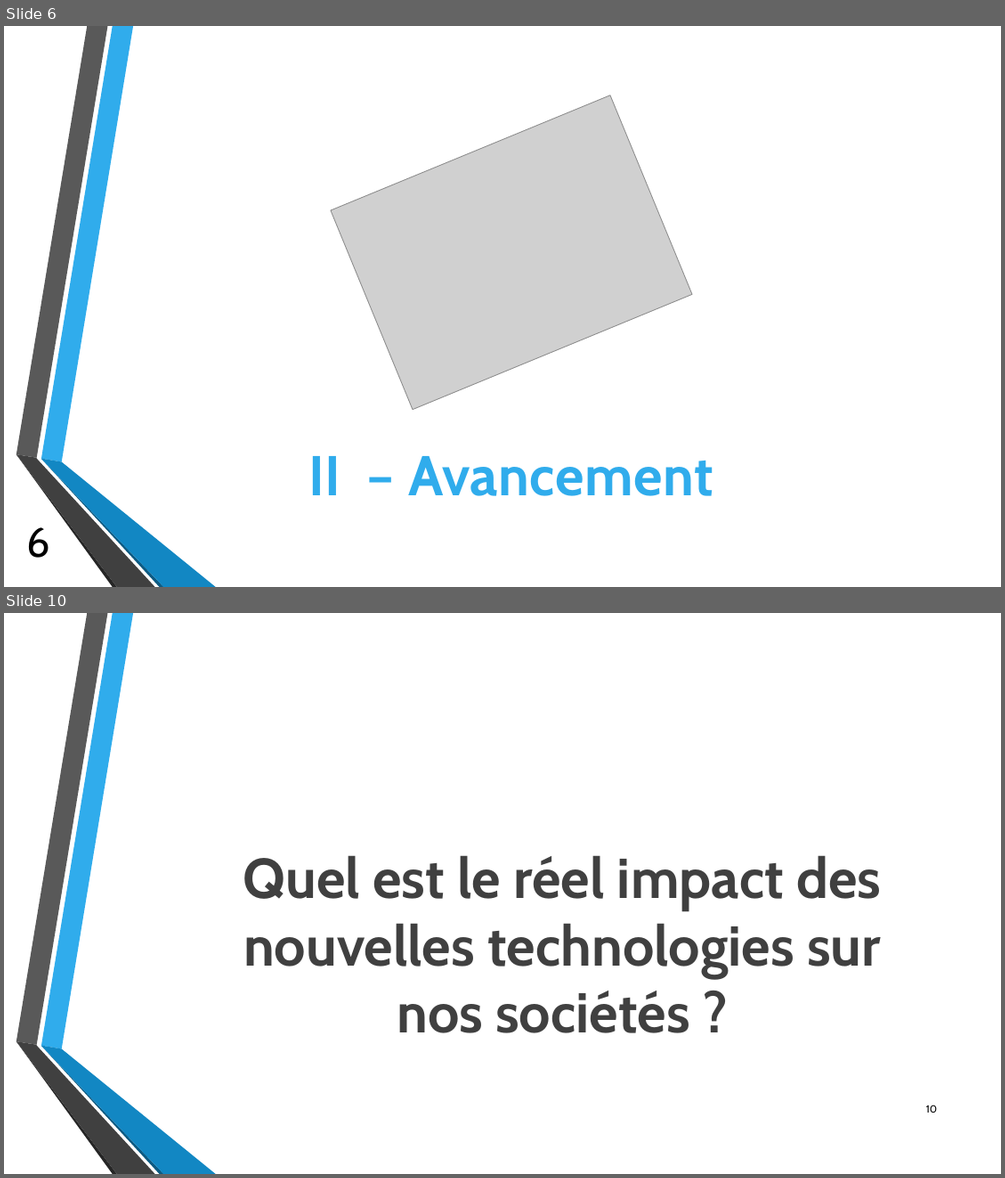
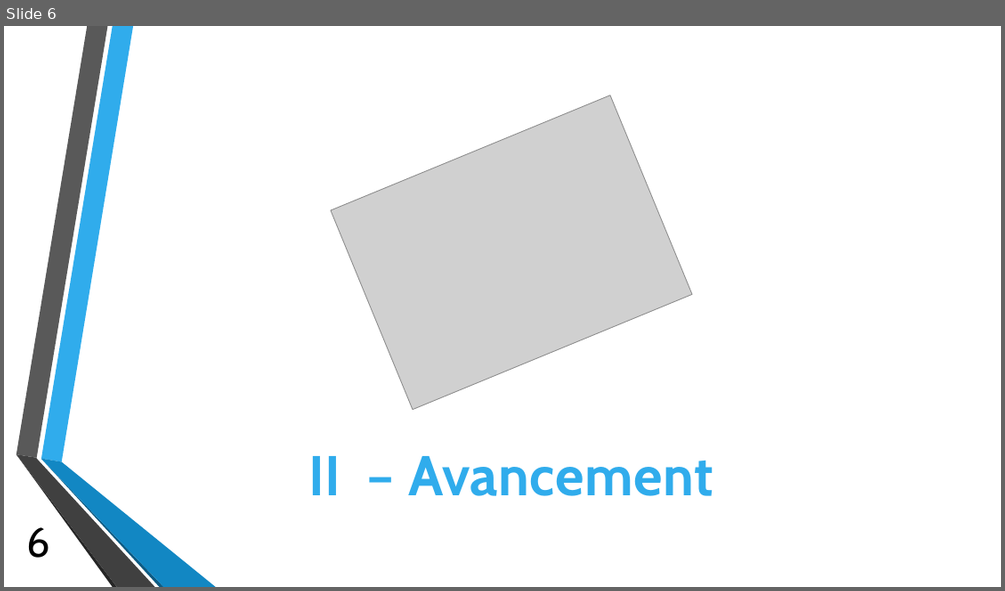
Before and after one commit to cbourree/CFM---Mindstorms, a slide deck: Diapo/V2_by_Ch.pptx. Shown one above the other, each under a label of ours: slides 6 and 10 before the commit, slide 6 after it; the slides between them are not shown. The pictures are 1005x1178 and 1005x591 pixels, drawn with LibreOffice and Linux fonts; fonts in the diff are those of the drawing; grey boxes stand for pictures; background and template pictures are left out. Boxes give left, top, right and bottom in pixels: in the first picture for what was removed or moved away, otherwise in the second. Text is boxed around its words. In the diff, an @@ line names an element or a change of style, - is before the commit and + after.

```diff
--- a/Diapo/V2_by_Ch.pptx
+++ b/Diapo/V2_by_Ch.pptx
@@ slide 10 removed at [4,613,1001,1174], background picture (left out); not listed: 6 template elements that a slide beside it also shows @@
@@ text removed at [243,855,881,1033] @@
-Quel est le réel impact des nouvelles technologies sur nos sociétés ?
@@ page number removed at [926,1104,937,1112] @@
-10
```
Also in this commit, not shown: 1 slide changed, 2 slides added, 3 other slides removed, 1 other file.
